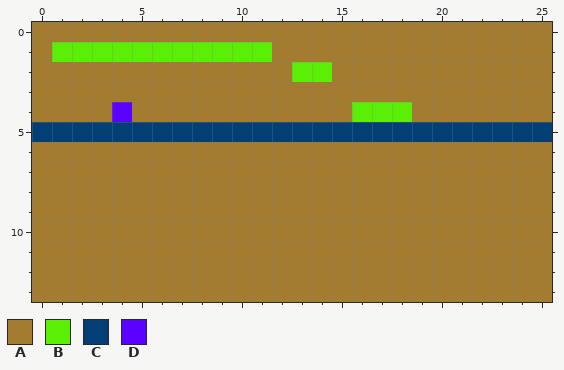
A pixel-art sprite gets an edit: resources/images/1.png. The first picture shows the starting point.
The file is 26x14 pixels.
Palette (. is transparent): A #a47c2f  B #5bef06  C #013f74  D #5a01ff
Pixels before, first column x 0:
 0 AAAAAAAAAAAAAAAAAAAAAAAAAA
 1 ABBBBBBBBBBBAAAAAAAAAAAAAA
 2 AAAAAAAAAAAAABBAAAAAAAAAAA
 3 AAAAAAAAAAAAAAAAAAAAAAAAAA
 4 AAAADAAAAAAAAAAABBBAAAAAAA
 5 CCCCCCCCCCCCCCCCCCCCCCCCCC
 6 AAAAAAAAAAAAAAAAAAAAAAAAAA
 7 AAAAAAAAAAAAAAAAAAAAAAAAAA
 8 AAAAAAAAAAAAAAAAAAAAAAAAAA
 9 AAAAAAAAAAAAAAAAAAAAAAAAAA
10 AAAAAAAAAAAAAAAAAAAAAAAAAA
11 AAAAAAAAAAAAAAAAAAAAAAAAAA
12 AAAAAAAAAAAAAAAAAAAAAAAAAA
13 AAAAAAAAAAAAAAAAAAAAAAAAAA
After:
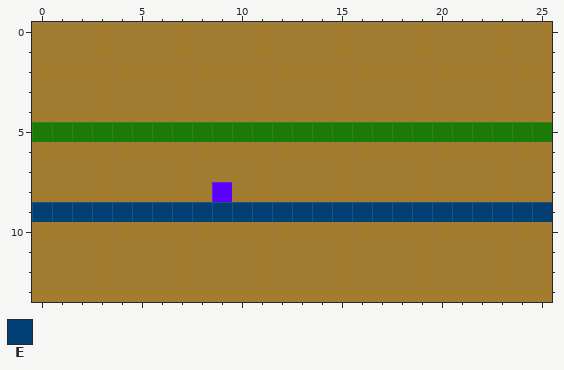
Colours new in this view: E #013f74
What changed:
colour C: #013f74 -> #1a7c06
Changed rows in their new state; - is a pixel that keeps its letter.
first column x 1:
 1 AAAAAAAAAAA-------
 2 ------------AA----
 4 ---A-----------AAA
first column x 0:
 8 ---------D----------------
 9 EEEEEEEEEEEEEEEEEEEEEEEEEE
Pixel boxes of the changes (left, top, right, bottom) in both pictures:
changed: (32, 42, 552, 222)
